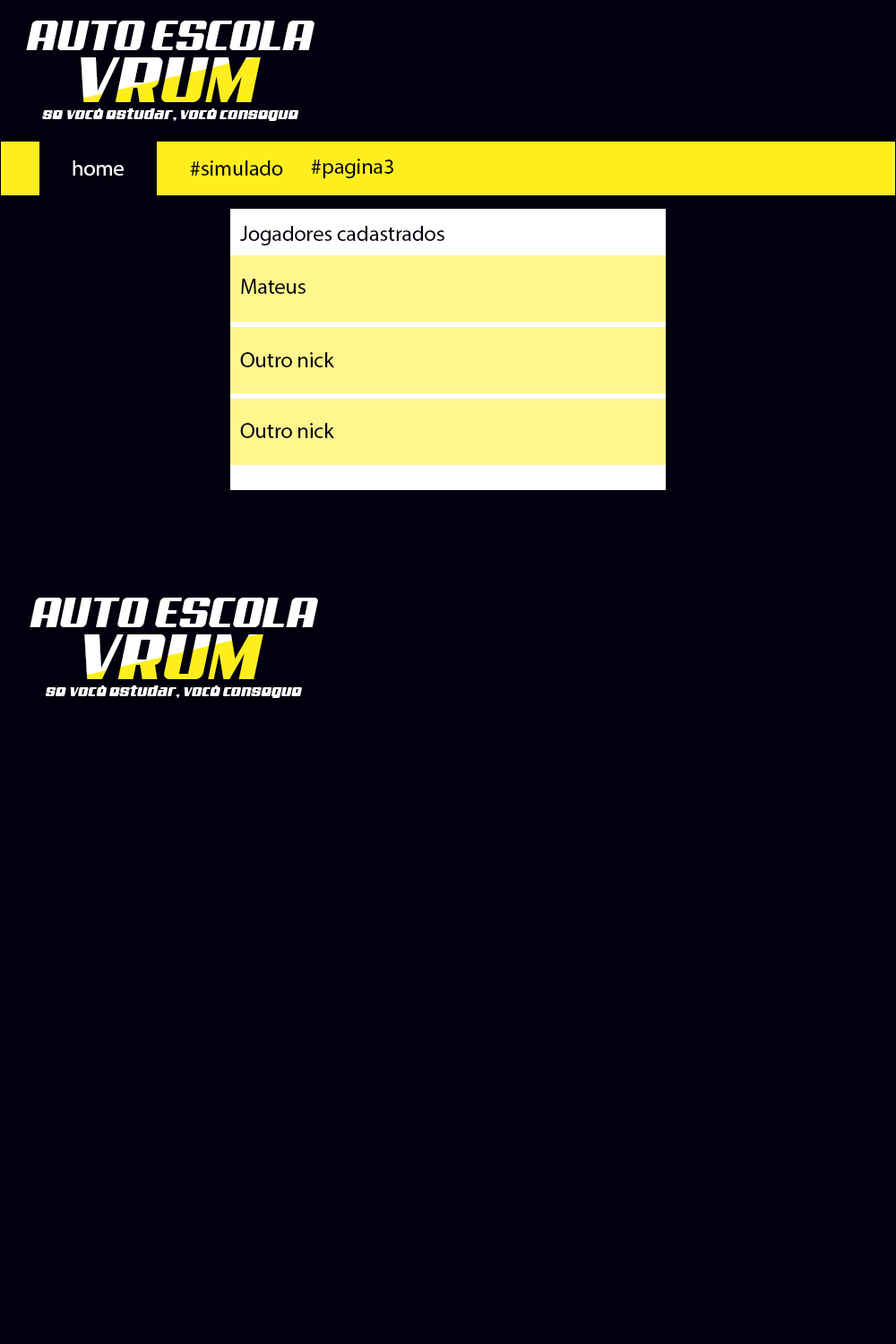
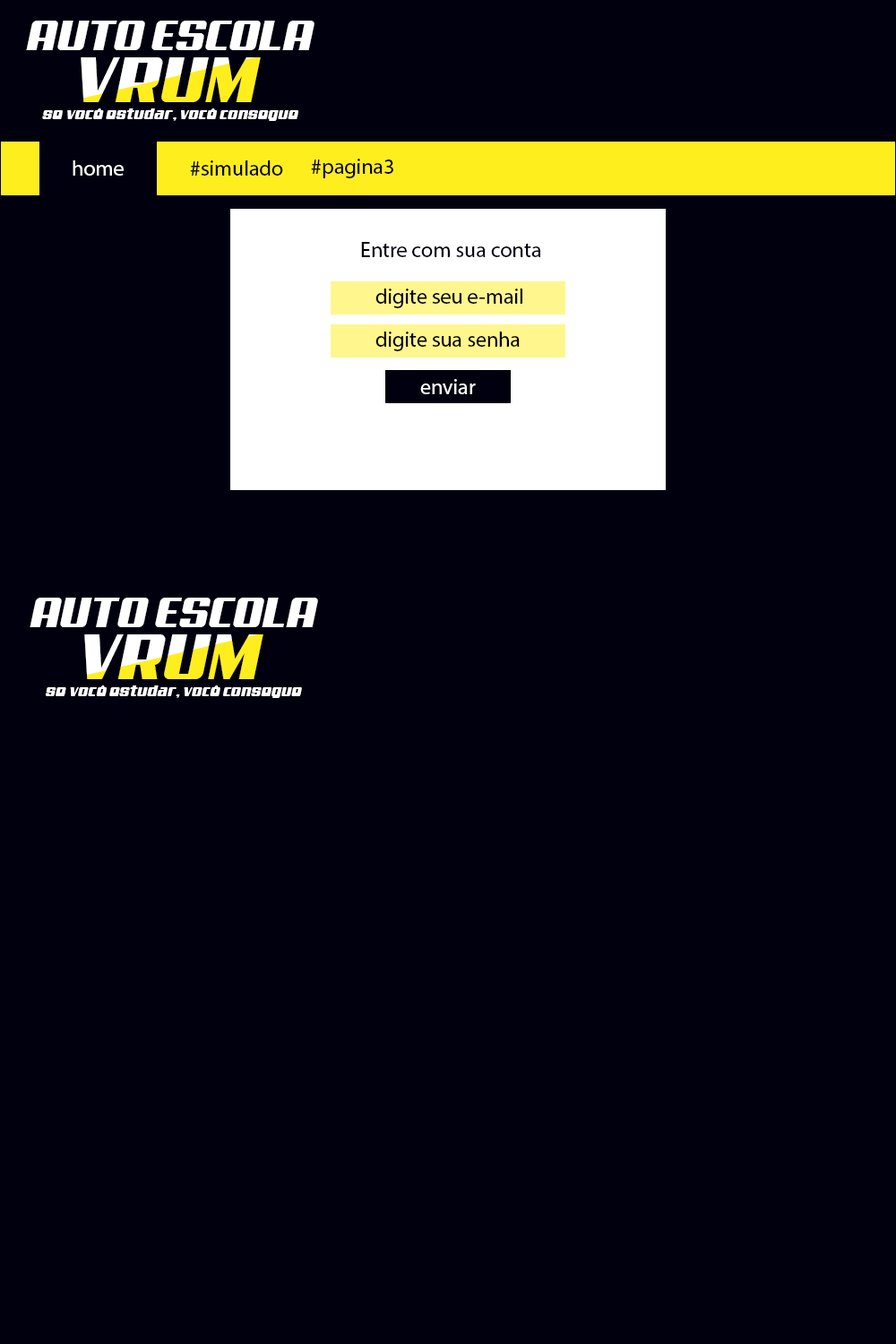
Layer changes from the first 896px x 1344px image to the second:
showed group "login" (8 layers) over [230, 225, 666, 465]
added layer "Entre com sua conta" in group "login" over [360, 241, 541, 258]
added layer "enviar" (1st of 2, in "body" › "login") in group "login" over [420, 378, 476, 395]
added layer "item1 copiar" (1st of 2, in "body" › "login") in group "login" over [385, 369, 511, 404]
added layer "digite seu e-mail" in group "login" over [375, 288, 523, 309]
renamed "item1" to "item1 copiar 3", painted on it over [230, 255, 666, 322]
added layer "digite sua senha" (1st of 2, in "body" › "login") in group "login" over [375, 331, 520, 352]
added layer "item1 copiar 2" (1st of 2, in "body" › "login") (50%) in group "login" over [330, 324, 566, 358]
hid group "listagem_jogadores" (8 layers) over [230, 225, 666, 465]
